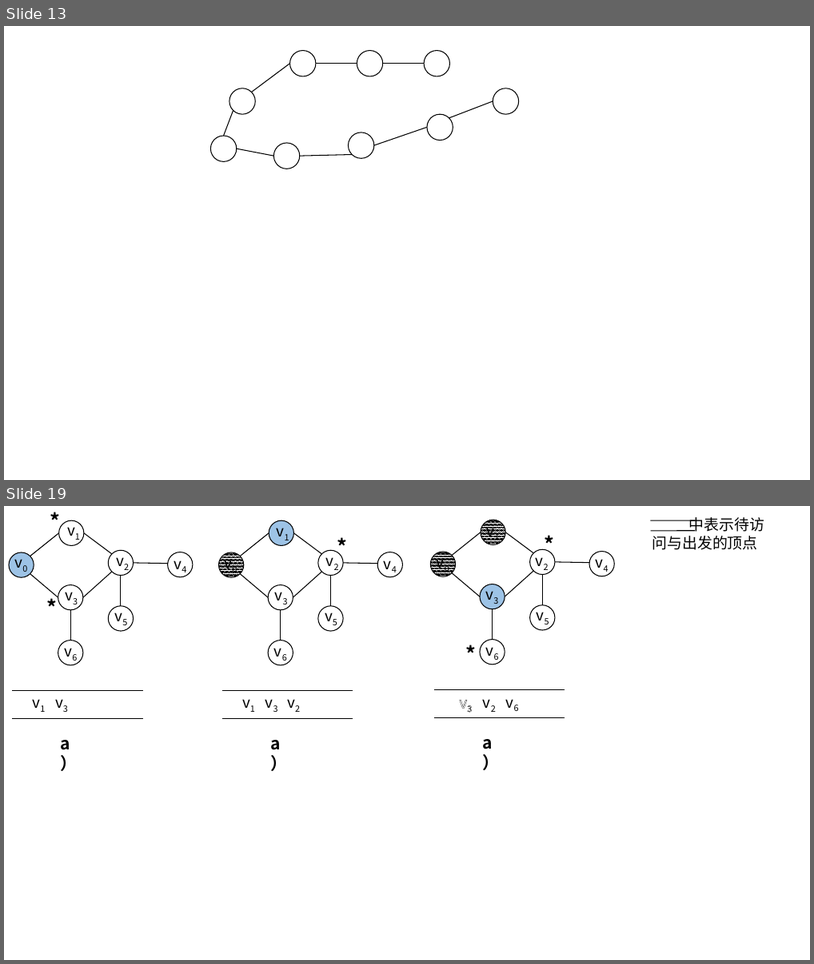
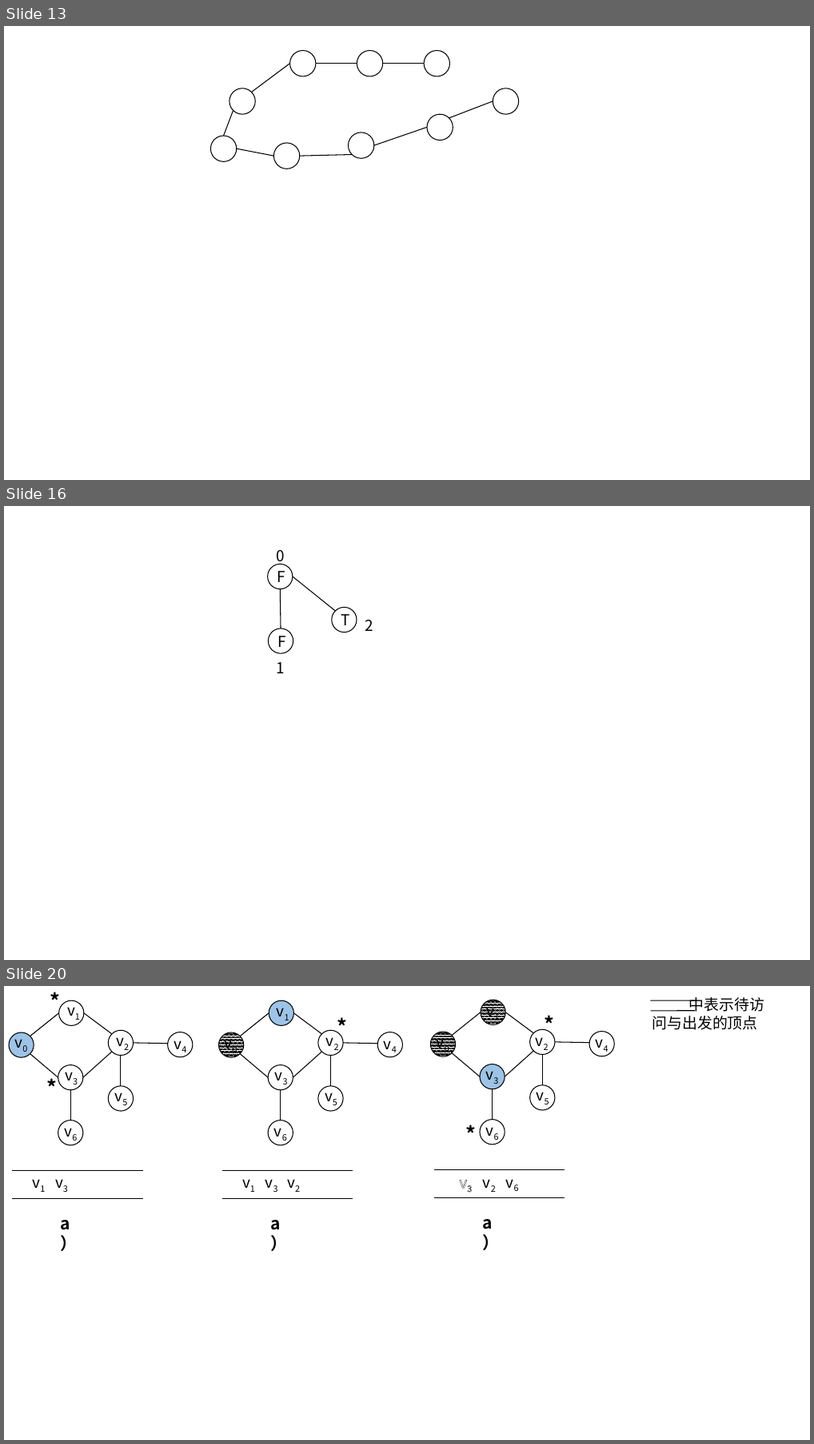
Before and after one commit to CoreLoop163/CoreLoopBooks, a slide deck: data_structure/assets/pics_and_ppts/ch5/画图用、.pptx. Shown one above the other, each under a label of ours: slides 13 and 19 before the commit, slides 13, 16 and 20 after it; the slides between them are not shown. The pictures are 814x964 and 814x1444 pixels, drawn with LibreOffice and Linux fonts; fonts in the diff are those of the drawing. Boxes give left, top, right and bottom in pixels: in the first picture for what was removed or moved away, otherwise in the second. Text is boxed around its words. In the diff, an @@ line names an element or a change of style, - is before the commit and + after.

```diff
--- a/data_structure/assets/pics_and_ppts/ch5/画图用、.pptx
+++ b/data_structure/assets/pics_and_ppts/ch5/画图用、.pptx
@@ slide 16 added at bbox=[4, 506, 810, 960], background #FFFFFF @@
@@ text added at bbox=[276, 550, 284, 565], 18 pt, text #000000 @@
+0
@@ ellipse added at bbox=[268, 564, 293, 589], fill #FFFFFF, outline #000000 1 pt, 18 pt, text #000000 @@
+F
@@ line added from (335, 611) to (293, 576), #000000 1 pt @@
@@ line added from (281, 628) to (281, 589), #000000 1 pt @@
@@ ellipse added at bbox=[332, 607, 357, 632], fill #FFFFFF, outline #000000 1 pt, 18 pt, text #000000 @@
+T
@@ text added at bbox=[366, 620, 374, 631], 18 pt, text #000000 @@
+2
@@ ellipse added at bbox=[268, 628, 293, 653], fill #FFFFFF, outline #000000 1 pt, 18 pt, text #000000 @@
+F
@@ text added at bbox=[277, 662, 285, 673], 18 pt, text #000000 @@
+1
@@ what was slide 19 is now slide 20 @@
```
Also in this commit, not shown: 1 slide changed, 2 other slides added, 2 slides removed, 41 other files.
